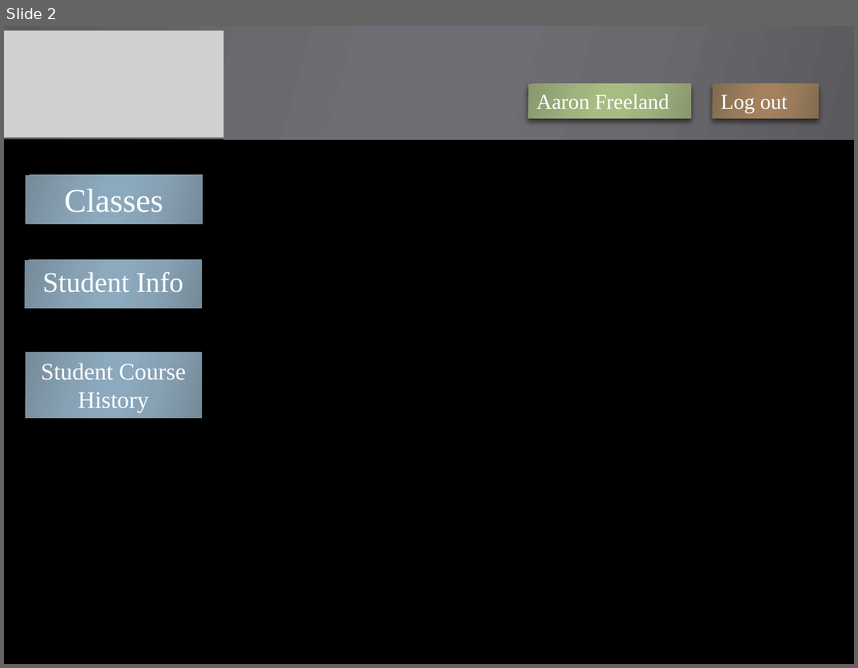
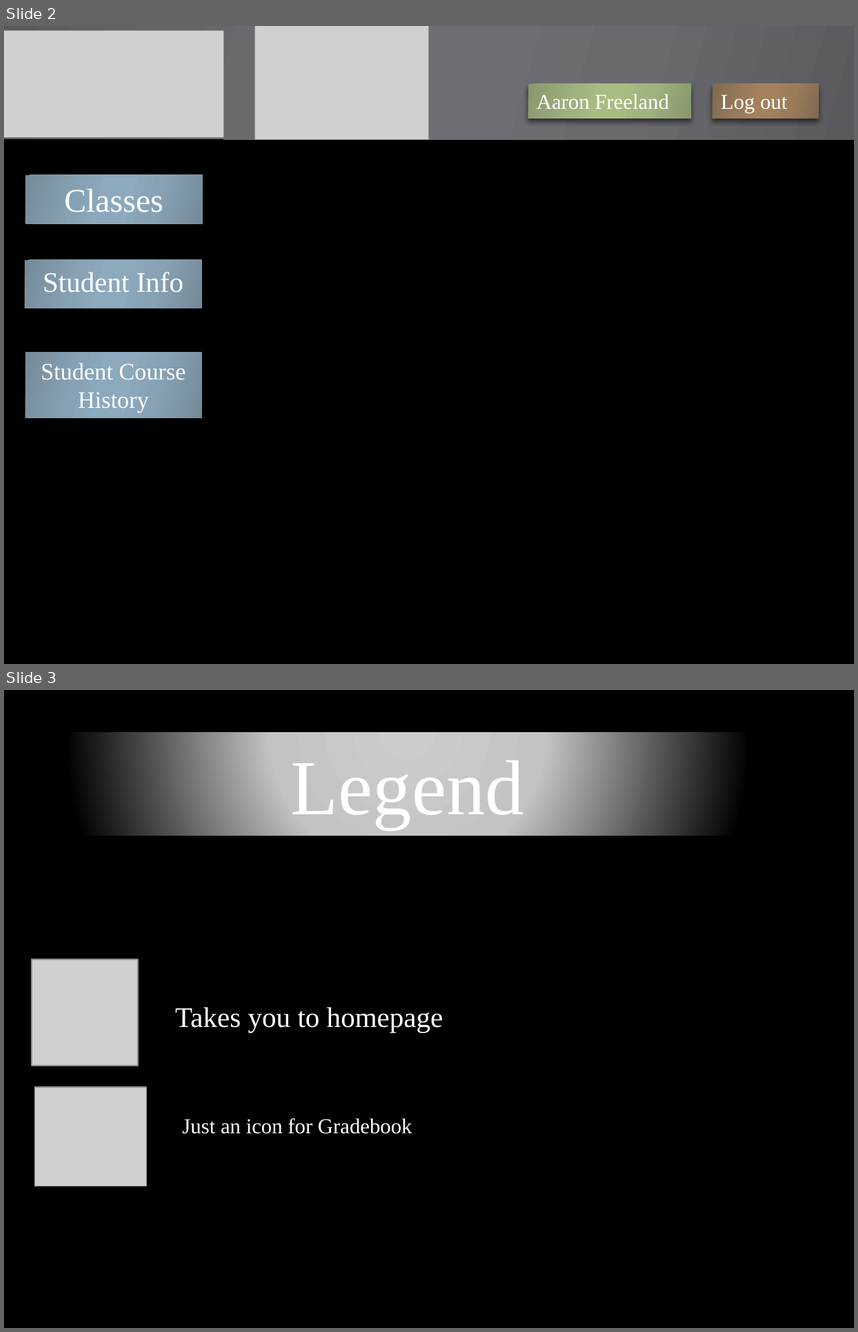
Before and after one commit to WVUP/Spring-2015, a slide deck: Assignments/Gradebook App PowerPont/Austin Brand/Javascript Gradebook Storyboard.pptx. Shown one above the other, each under a label of ours: slide 2 before the commit, slides 2 and 3 after it. The pictures are 858x668 and 858x1332 pixels, drawn with LibreOffice and Linux fonts; fonts in the diff are those of the drawing; grey boxes stand for pictures; background and template pictures are left out. Boxes give left, top, right and bottom in pixels: in the first picture for what was removed or moved away, otherwise in the second. Text is boxed around its words. In the diff, an @@ line names an element or a change of style, - is before the commit and + after.

Commit message:
Legend and images added

```diff
--- a/Assignments/Gradebook App PowerPont/Austin Brand/Javascript Gradebook Storyboard.pptx
+++ b/Assignments/Gradebook App PowerPont/Austin Brand/Javascript Gradebook Storyboard.pptx
@@ slide 3 added at [4,690,854,1328], background picture (left out) @@
@@ rectangle added at [67,733,748,836], fill gradient #CCCCCC to #C4C4C4 to #000000, 66 pt, text #FFFFFF @@
+Legend
@@ picture added at [32,960,139,1066] @@
@@ text added at [175,1007,444,1032], 24 pt, text #FFFFFF @@
+Takes you to homepage
@@ picture added at [34,1087,146,1186] @@
@@ text added at [182,1118,412,1134], 18 pt, text #FFFFFF @@
+Just an icon for Gradebook
@@ slide 2 changed as well @@
@@ picture added at [254,26,428,140] @@
```
Also in this commit, not shown: 1 other slide changed, 1 other file.
